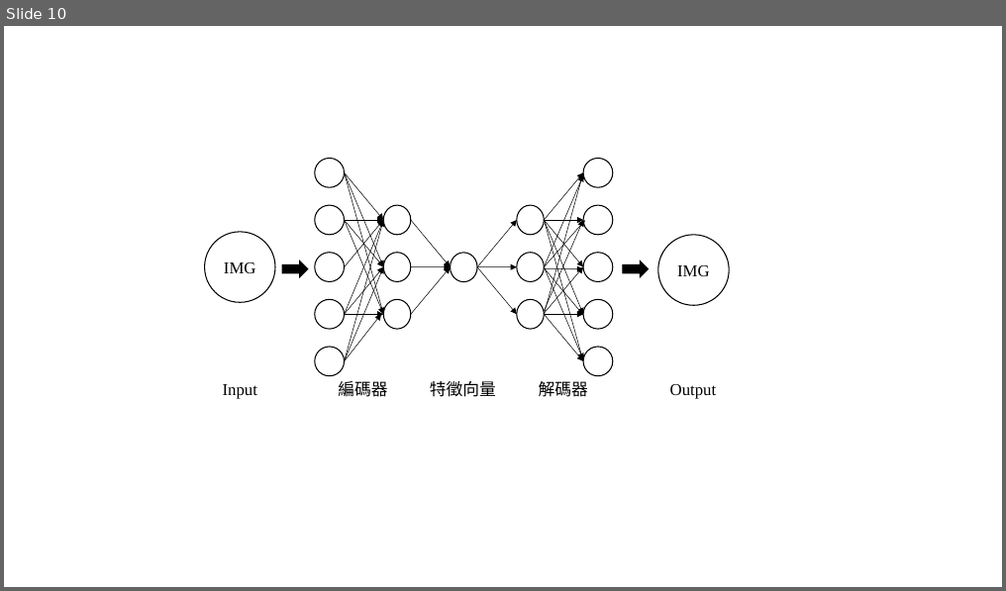
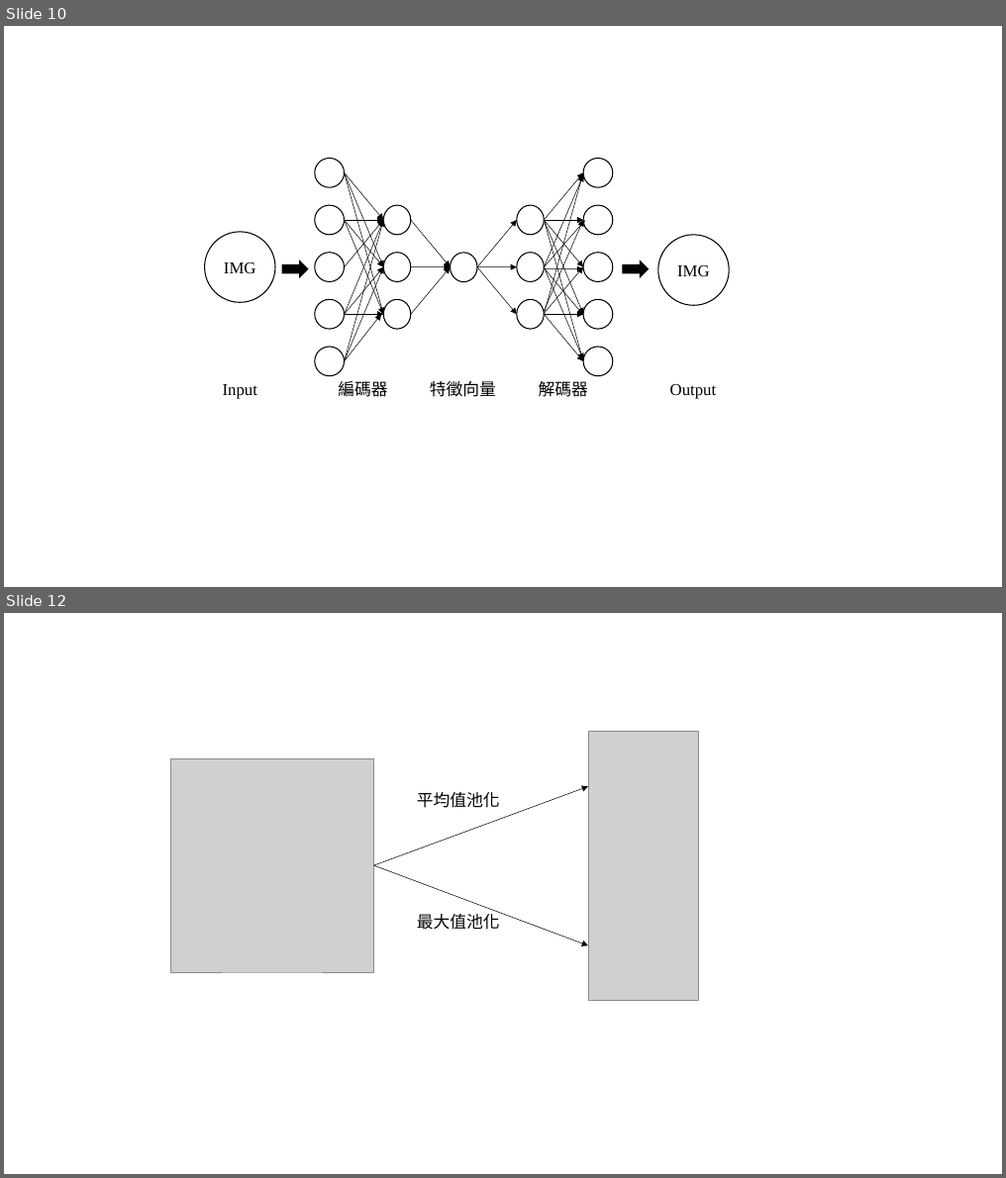
Before and after one commit to 10994015/paper, a slide deck: 論文/模型圖繪製.pptx. Shown one above the other, each under a label of ours: slide 10 before the commit, slides 10 and 12 after it; the slides between them are not shown. The pictures are 1006x591 and 1006x1178 pixels, drawn with LibreOffice and Linux fonts; fonts in the diff are those of the drawing; grey boxes stand for pictures. Boxes give left, top, right and bottom in pixels: in the first picture for what was removed or moved away, otherwise in the second. Text is boxed around its words. In the diff, an @@ line names an element or a change of style, - is before the commit and + after.

```diff
--- a/論文/模型圖繪製.pptx
+++ b/論文/模型圖繪製.pptx
@@ slide 12 added at (4, 613, 1002, 1174), background #FFFFFF @@
@@ group added at (170, 731, 698, 1000): 2 pictures, 2 arrows, 2 texts @@
+平均值池化
+最大值池化
```
Also in this commit, not shown: 4 other slides added, 6 other files.
